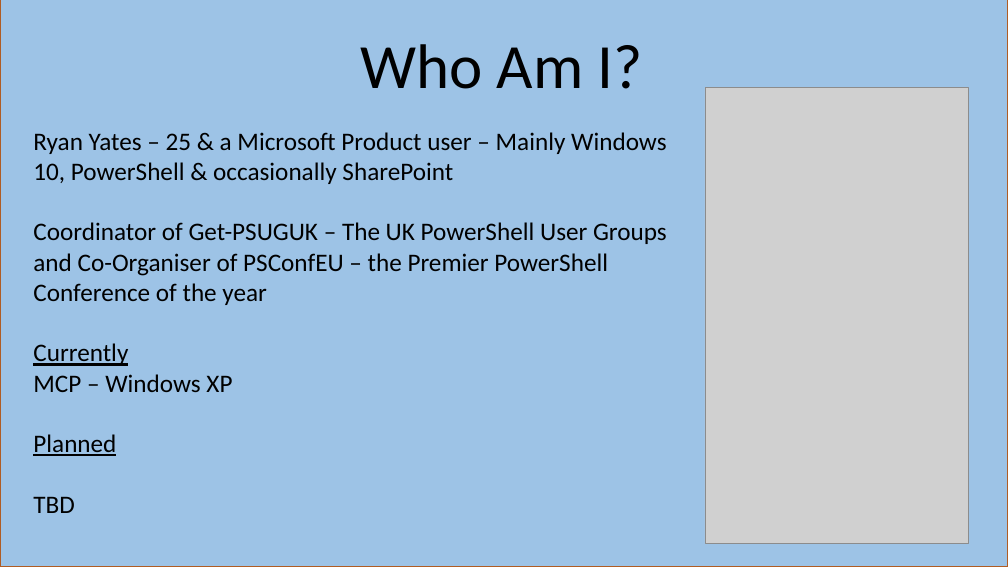
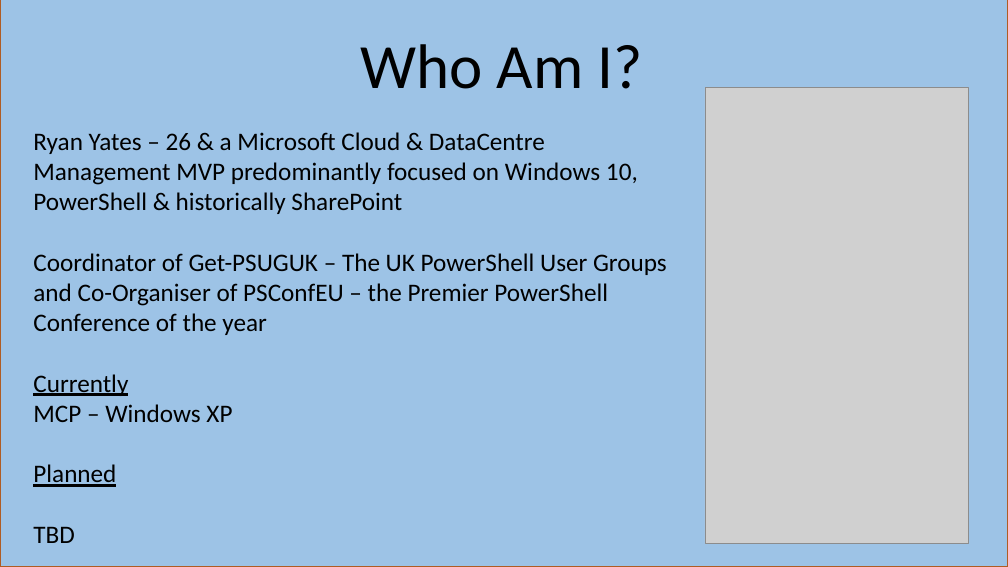
Before and after one commit to kilasuit/Presentations, a slide deck: slide 3 of Get-PSUGUK/Teaching the ITPro how to Dev.pptx (slide 2 before the commit). Drawn at 1008x567 pixels with LibreOffice and Linux fonts; fonts in the diff are those of the drawing; grey boxes stand for pictures. Boxes give left, top, right and bottom in pixels: in the first picture for what was removed or moved away, otherwise in the second. Text is boxed around its words. In the diff, an @@ line names an element or a change of style, - is before the commit and + after.

```diff
--- a/Get-PSUGUK/Teaching the ITPro how to Dev.pptx
+++ b/Get-PSUGUK/Teaching the ITPro how to Dev.pptx
@@ text at <box>33,132,638,214</box>: text changed @@
-Ryan Yates – 25 & a Microsoft Product user – Mainly Windows 10, PowerShell & occasionally SharePoint
+Ryan Yates – 26 & a Microsoft Cloud & DataCentre Management MVP predominantly focused on Windows 10, PowerShell & historically SharePoint
```
Also in this commit, not shown: 4 other slides changed, 7 slides added, 3 slides removed, 4 other files.
